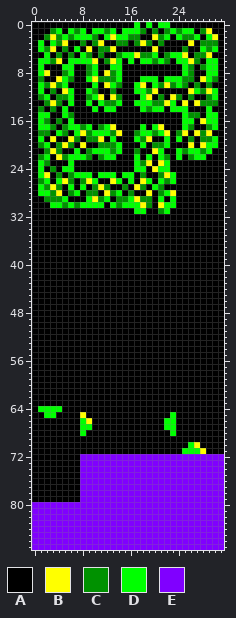
Sprite sheet, stored at game/assets/tiles.png. The picture above is the old version.
The file is 32x88 pixels.
Palette (. is transparent): A #000000  B #ffff00  C #009100  D #00ff00  E #8000ff
Pixels before (only the part around the change), first column x 0:
26 ACDADBCACBDAABDADABDADCDAAAAAAAA
27 ADCBCADADACBCAACABCADCAAAAAAAAAA
28 ADDCBACDACCABCDACAABACDBAAAAAAAA
29 AACCCDAAADBCDACCDBCCADADAAAAAAAA
30 AAADDCDCDDDDADCDDDBCABDDAAAAAAAA
31 AAAAAAAAAAAAAAAAADDAACDAAAAAAAAA
32 AAAAAAAAAAAAAAAAAAAAAAAAAAAAAAAA
33 AAAAAAAAAAAAAAAAAAAAAAAAAAAAAAAA
34 AAAAAAAAAAAAAAAAAAAAAAAAAAAAAAAA
35 AAAAAAAAAAAAAAAAAAAAAAAAAAAAAAAA
36 AAAAAAAAAAAAAAAAAAAAAAAAAAAAAAAA
37 AAAAAAAAAAAAAAAAAAAAAAAAAAAAAAAA
38 AAAAAAAAAAAAAAAAAAAAAAAAAAAAAAAA
39 AAAAAAAAAAAAAAAAAAAAAAAAAAAAAAAA
40 AAAAAAAAAAAAAAAAAAAAAAAAAAAAAAAA
41 AAAAAAAAAAAAAAAAAAAAAAAAAAAAAAAA
42 AAAAAAAAAAAAAAAAAAAAAAAAAAAAAAAA
43 AAAAAAAAAAAAAAAAAAAAAAAAAAAAAAAA
44 AAAAAAAAAAAAAAAAAAAAAAAAAAAAAAAA
45 AAAAAAAAAAAAAAAAAAAAAAAAAAAAAAAA
46 AAAAAAAAAAAAAAAAAAAAAAAAAAAAAAAA
47 AAAAAAAAAAAAAAAAAAAAAAAAAAAAAAAA
48 AAAAAAAAAAAAAAAAAAAAAAAAAAAAAAAA
49 AAAAAAAAAAAAAAAAAAAAAAAAAAAAAAAA
50 AAAAAAAAAAAAAAAAAAAAAAAAAAAAAAAA
51 AAAAAAAAAAAAAAAAAAAAAAAAAAAAAAAA
52 AAAAAAAAAAAAAAAAAAAAAAAAAAAAAAAA
53 AAAAAAAAAAAAAAAAAAAAAAAAAAAAAAAA
54 AAAAAAAAAAAAAAAAAAAAAAAAAAAAAAAA
55 AAAAAAAAAAAAAAAAAAAAAAAAAAAAAAAA
56 AAAAAAAAAAAAAAAAAAAAAAAAAAAAAAAA
57 AAAAAAAAAAAAAAAAAAAAAAAAAAAAAAAA
58 AAAAAAAAAAAAAAAAAAAAAAAAAAAAAAAA
59 AAAAAAAAAAAAAAAAAAAAAAAAAAAAAAAA
60 AAAAAAAAAAAAAAAAAAAAAAAAAAAAAAAA
61 AAAAAAAAAAAAAAAAAAAAAAAAAAAAAAAA
62 AAAAAAAAAAAAAAAAAAAAAAAAAAAAAAAA
63 AAAAAAAAAAAAAAAAAAAAAAAAAAAAAAAA
64 ADDDDAAAAAAAAAAAAAAAAAAAAAAAAAAA
65 AADDAAAABAAAAAAAAAAAAAADAAAAAAAA
66 AAAAAAAADBAAAAAAAAAAAADDAAAAAAAA
67 AAAAAAAADDAAAAAAAAAAAADDAAAAAAAA
68 AAAAAAAADAAAAAAAAAAAAAADAAAAAAAA
69 AAAAAAAAAAAAAAAAAAAAAAAAAAAAAAAA
70 AAAAAAAAAAAAAAAAAAAAAAAAAADBAAAA
71 AAAAAAAAAAAAAAAAAAAAAAAAADDDBAAA
72 AAAAAAAAEEEEEEEEEEEEEEEEEEEEEEEE
73 AAAAAAAAEEEEEEEEEEEEEEEEEEEEEEEE
74 AAAAAAAAEEEEEEEEEEEEEEEEEEEEEEEE
75 AAAAAAAAEEEEEEEEEEEEEEEEEEEEEEEE
76 AAAAAAAAEEEEEEEEEEEEEEEEEEEEEEEE
77 AAAAAAAAEEEEEEEEEEEEEEEEEEEEEEEE
78 AAAAAAAAEEEEEEEEEEEEEEEEEEEEEEEE
79 AAAAAAAAEEEEEEEEEEEEEEEEEEEEEEEE
80 EEEEEEEEEEEEEEEEEEEEEEEEEEEEEEEE
New version:
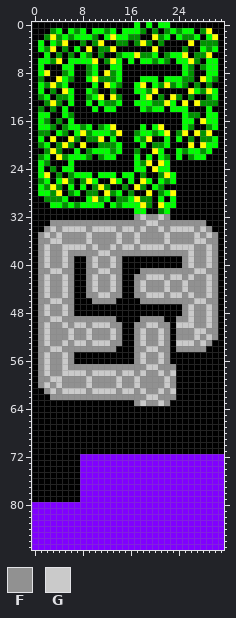
Colours new in this view: F #919191  G #cacaca
From old to new:
y 32: x 17..22 AAAAAA -> FGFFGF
y 33: x 3..28 AAAAAAAAAAAAAAAAAAAAAAAAAA -> FFFFFFFFFFFFFFFFGGFFFFFFFF
y 34: x 2..29 AAAAAAAAAAAAAAAAAAAAAAAAAAAA -> FGFGGGGFGGGGFGGFGFFGFGGGGFGF
y 35: x 1..30 AAAAAAAAAAAAAAAAAAAAAAAAAAAAAA -> FGFGFFFFGFFFFGFFGFFFFGFFFFGFGF
y 36: x 1..30 AAAAAAAAAAAAAAAAAAAAAAAAAAAAAA -> FFGGFFFFGFFFFGFFGFFFFGFFFFGGFF
y 37: x 1..30 AAAAAAAAAAAAAAAAAAAAAAAAAAAAAA -> FGFFGGGGFGFFGFGGFGGGGFGGGGFFGF
y 38: x 1..30 AAAAAAAAAAAAAAAAAAAAAAAAAAAAAA -> FGFFGFFFFFGGFFFFFFFFFFFFFGFFGF
y 39..40: x 1..6 AAAAAA -> FGFFGF; x 9..14 AAAAAA -> FGFFGF; x 25..30 AAAAAA -> FGFFGF
y 41: x 1..6 AAAAAA -> FFGGFF; x 9..14 AAAAAA -> FFGGFF; x 18..30 AAAAAAAAAAAAA -> FFFFFFFFFGGFF
y 42: x 1..6 AAAAAA -> FGFFGF; x 9..14 AAAAAA -> FGFFGF; x 17..30 AAAAAAAAAAAAAA -> FFGGGFGGFGFFGF
y 43..44: x 1..6 AAAAAA -> FGFFGF; x 9..14 AAAAAA -> FGFFGF; x 17..30 AAAAAAAAAAAAAA -> FGFFFGFFGFFFGF
y 45: x 1..6 AAAAAA -> FGFFGF; x 9..14 AAAAAA -> FFGGFF; x 17..30 AAAAAAAAAAAAAA -> FFGGGFGGFGFFGF
y 46: x 1..6 AAAAAA -> FFGGFF; x 10..13 AAAA -> FFFF; x 18..30 AAAAAAAAAAAAA -> FFFFFFFFFGGFF
y 47..48: x 1..6 AAAAAA -> FGFFGF; x 25..30 AAAAAA -> FGFFGF
y 49: x 1..13 AAAAAAAAAAAAA -> FFGGFFFFFFFFF; x 18..21 AAAA -> FFFF; x 24..30 AAAAAAA -> FFGFFGF
y 50: x 1..14 AAAAAAAAAAAAAA -> FGFFGFGGFGGGFF; x 17..22 AAAAAA -> FFGGFF; x 24..30 AAAAAAA -> GGGFFGF
y 51: x 1..14 AAAAAAAAAAAAAA -> FGFFFGFFGFFFGF; x 17..22 AAAAAA -> FGFFGF; x 24..30 AAAAAAA -> FFFGGFF
y 52: x 1..14 AAAAAAAAAAAAAA -> FGFFFGFFGFFFGF; x 17..22 AAAAAA -> FGFFGF; x 24..30 AAAAAAA -> FFFGFGF
y 53: x 1..14 AAAAAAAAAAAAAA -> FGFFGFGGFGGGFF; x 17..22 AAAAAA -> FGFFGF; x 24..29 AAAAAA -> GGGFGF
y 54: x 1..13 AAAAAAAAAAAAA -> FFGGFFFFFFFFF; x 17..22 AAAAAA -> FFGGFF; x 24..28 AAAAA -> FFFFF
y 55..56: x 1..6 AAAAAA -> FGFFGF; x 17..22 AAAAAA -> FGFFGF
y 57: x 1..23 AAAAAAAAAAAAAAAAAAAAAAA -> FGFFGFFFFFFFFFFFFFGGFFF
y 58: x 1..23 AAAAAAAAAAAAAAAAAAAAAAA -> FGFFGGGGFGGGGFGGFGFFGFG
y 59: x 1..23 AAAAAAAAAAAAAAAAAAAAAAA -> FFGGFFFFGFFFFGFFGFFFFGF
y 60: x 1..23 AAAAAAAAAAAAAAAAAAAAAAA -> FGFGFFFFGFFFFGFFGFFFFGF
y 61: x 2..23 AAAAAAAAAAAAAAAAAAAAAA -> FGFGGGGFGGGGFGGFGFFGFG
y 62: x 3..23 AAAAAAAAAAAAAAAAAAAAA -> FFFFFFFFFFFFFFFFGGFFF
y 63: x 17..22 AAAAAA -> FGFFGF
y 64: x 1..4 DDDD -> AAAA
y 65: x 2..3 DD -> AA; x 8 B -> A; x 23 D -> A
y 66: x 8..9 DB -> AA; x 22..23 DD -> AA
y 67: x 8..9 DD -> AA; x 22..23 DD -> AA
y 68: x 8 D -> A; x 23 D -> A
y 70: x 26..27 DB -> AA
y 71: x 25..28 DDDB -> AAAA
Pixel boxes of the changes (left, top, right, bottom) in both pictures:
changed: (38, 214, 218, 454)
